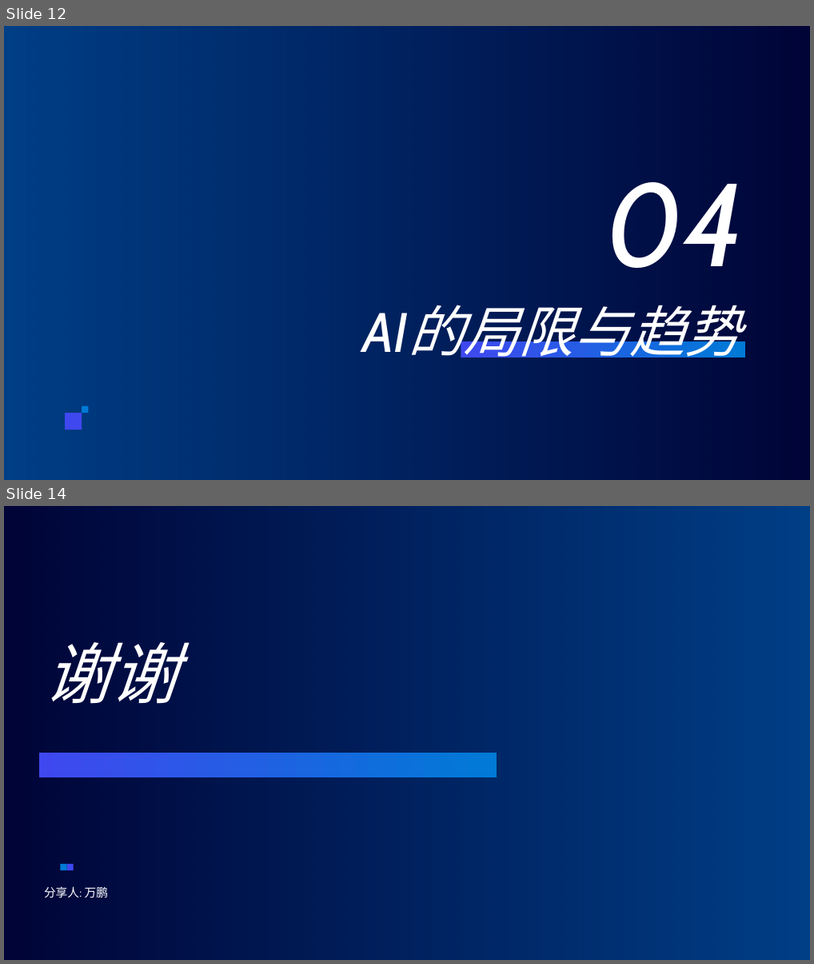
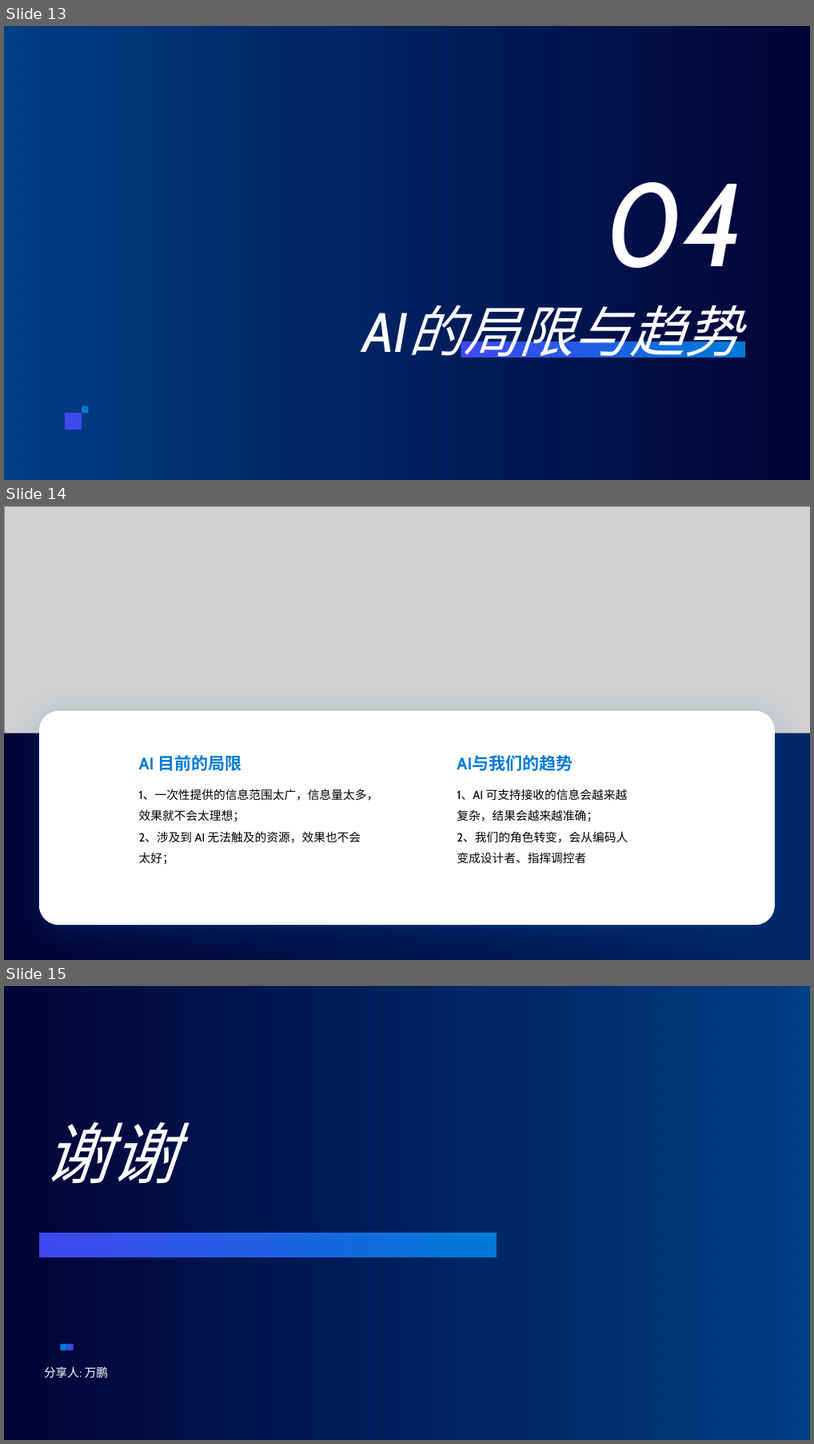
Before and after one commit to qq986063761/study, a slide deck: 分享/aiCode/ppt/AI编程.pptx. Shown one above the other, each under a label of ours: slides 12 and 14 before the commit, slides 13, 14 and 15 after it; the slides between them are not shown. The pictures are 814x964 and 814x1444 pixels, drawn with LibreOffice and Linux fonts; fonts in the diff are those of the drawing; grey boxes stand for pictures; background and template pictures are left out. Boxes give left, top, right and bottom in pixels: in the first picture for what was removed or moved away, otherwise in the second. Text is boxed around its words. In the diff, an @@ line names an element or a change of style, - is before the commit and + after.

```diff
--- a/分享/aiCode/ppt/AI编程.pptx
+++ b/分享/aiCode/ppt/AI编程.pptx
@@ slide 14 added at [4,506,810,960], background picture (left out) @@
@@ rectangle added at [4,506,810,960], fill gradient #007AD6 @@
@@ picture added at [4,506,810,733] @@
@@ rounded rectangle added at [39,711,775,924], fill #FFFFFF, outline #007AD6 0.25 pt @@
@@ text added at [139,755,242,771], 20 pt, text #007AD6, bold @@
+AI 目前的局限
@@ text added at [457,755,573,771], 20 pt, text #007AD6, bold @@
+AI与我们的趋势
@@ text added at [139,788,379,864], 14 pt, text #000000 @@
+1、一次性提供的信息范围太广，信息量太多，效果就不会太理想；
+2、涉及到 AI 无法触及的资源，效果也不会太好；
@@ text added at [457,788,628,863], 14 pt, text #000000 @@
+1、AI 可支持接收的信息会越来越复杂，结果会越来越准确；
+2、我们的角色转变，会从编码人变成设计者、指挥调控者
@@ what was slide 12 is now slide 13 @@
@@ what was slide 14 is now slide 15 @@
```
Also in this commit, not shown: 1 other slide added, 1 slide removed, 3 other files.
